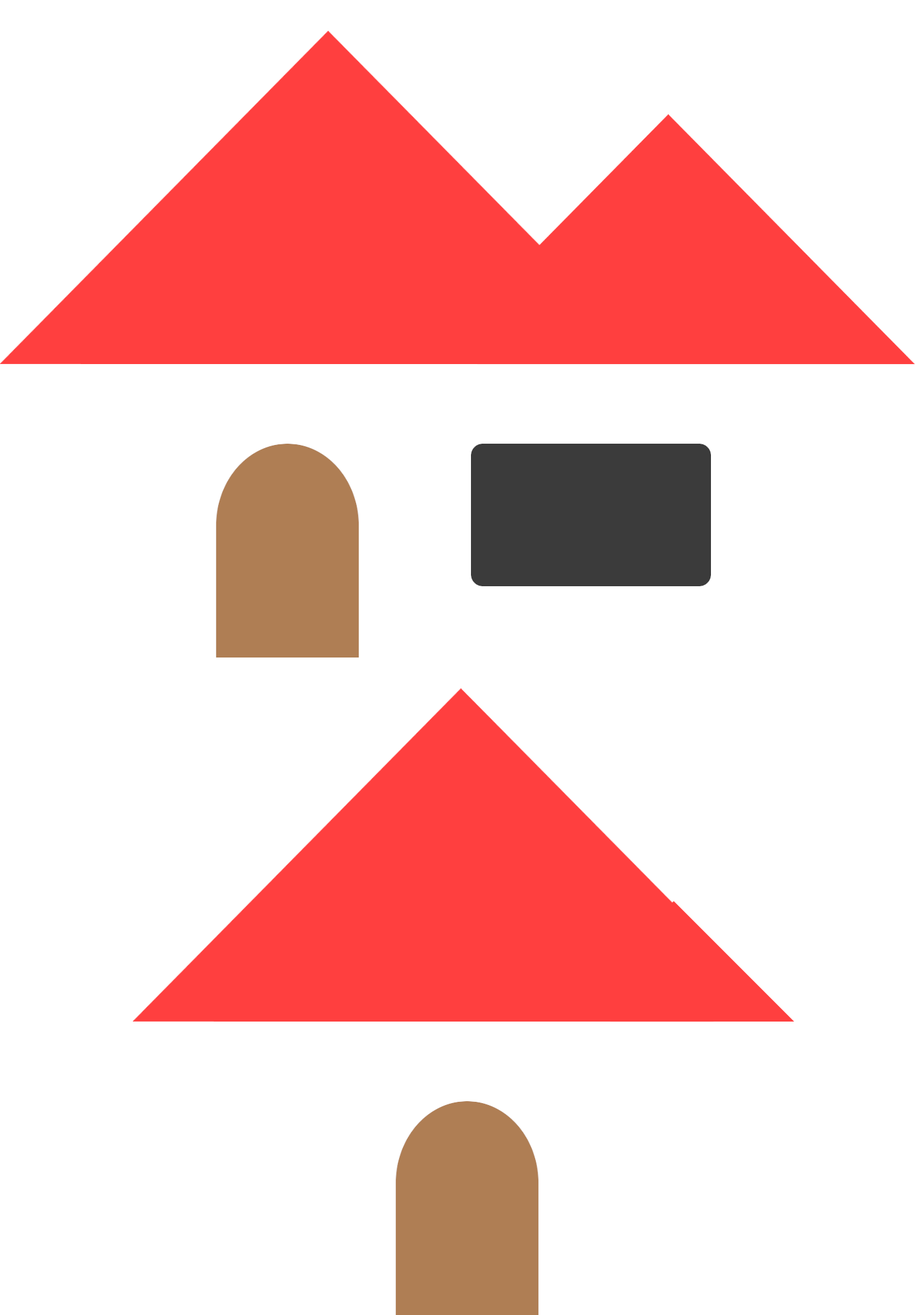
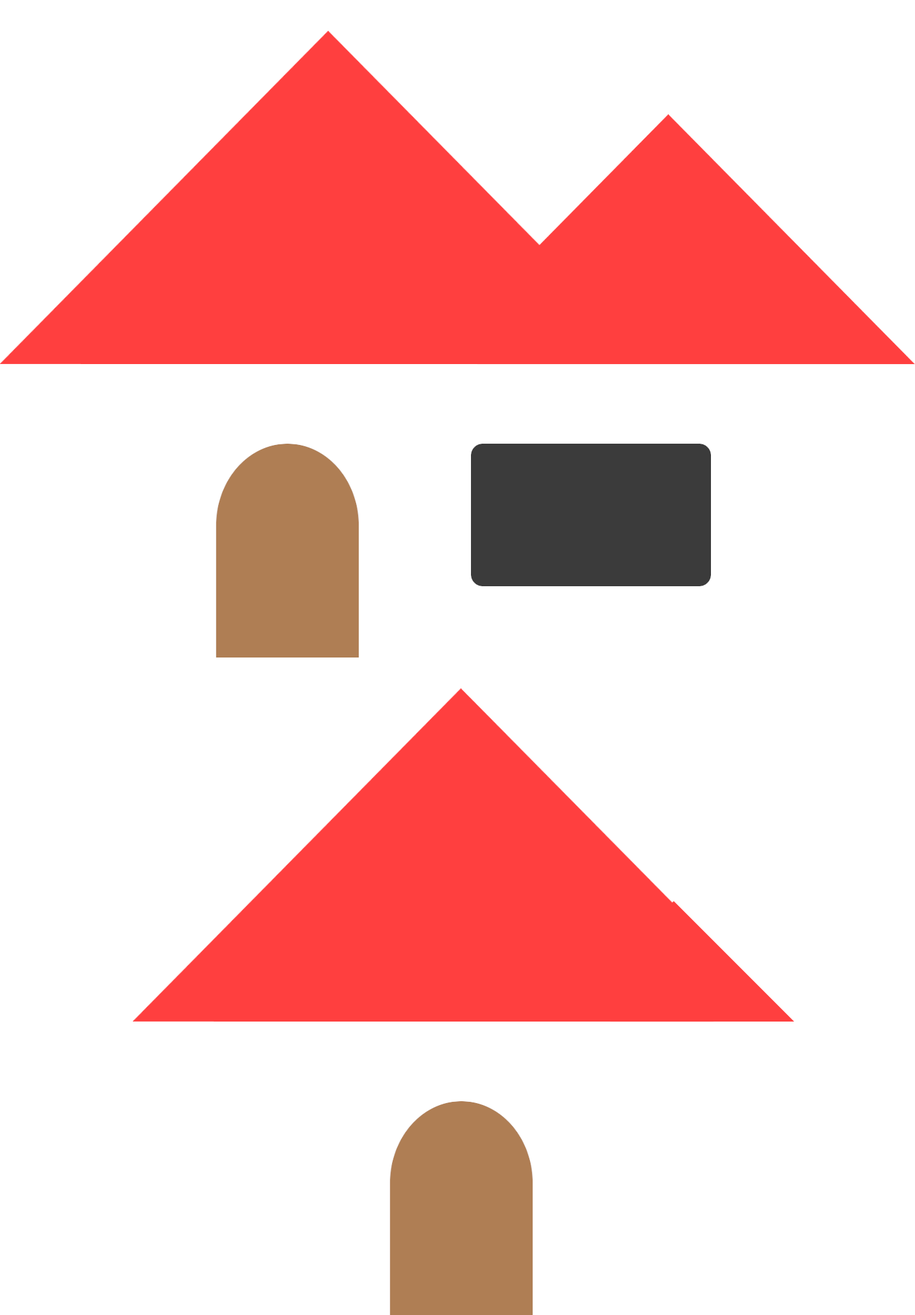
Layer changes from the first (915, 1315) image to the second:
painted on "Bakgrund #1" over <box>389,1100,540,1315</box>
